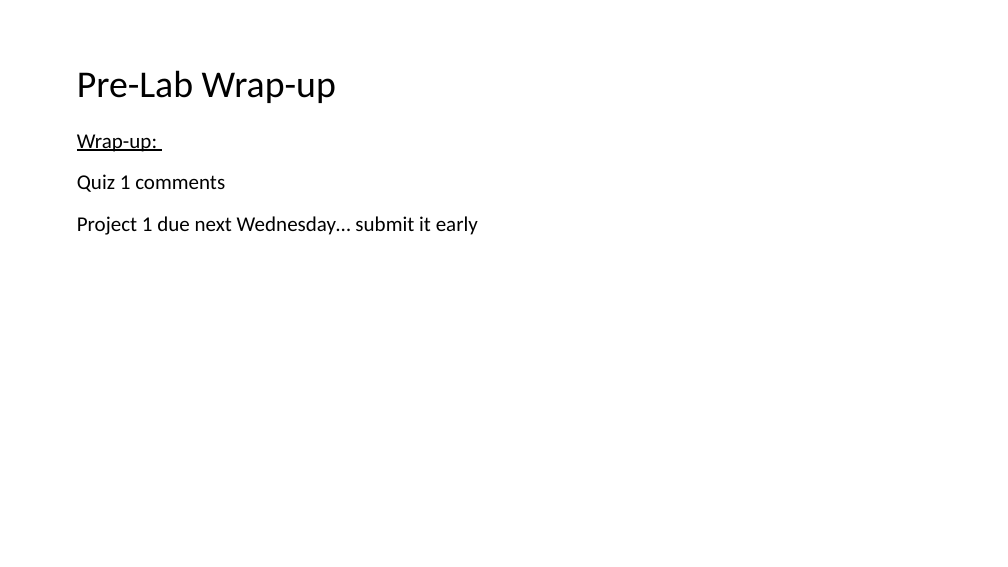
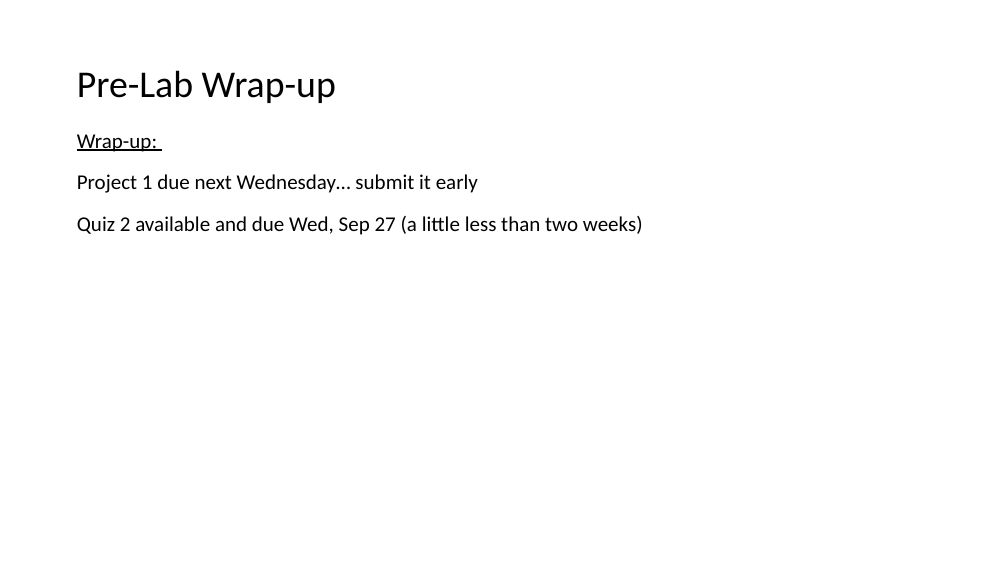
Before and after one commit to EricJPogue/www-epogue-info, a slide deck: slide 5 of CPSC-24700/Presentations/session-08.pptx. Drawn at 1008x567 pixels with LibreOffice and Linux fonts; fonts in the diff are those of the drawing. Boxes give left, top, right and bottom in pixels: in the first picture for what was removed or moved away, otherwise in the second. Text is boxed around its words. In the diff, an @@ line names an element or a change of style, - is before the commit and + after.

```diff
--- a/CPSC-24700/Presentations/session-08.pptx
+++ b/CPSC-24700/Presentations/session-08.pptx
@@ text at (77, 174, 225, 192): paragraph removed @@
-Quiz 1 comments
@@ text at (77, 216, 643, 235): paragraph added @@
+Quiz 2 available and due Wed, Sep 27 (a little less than two weeks)
```
Also in this commit, not shown: 2 other slides changed, 2 other files.
